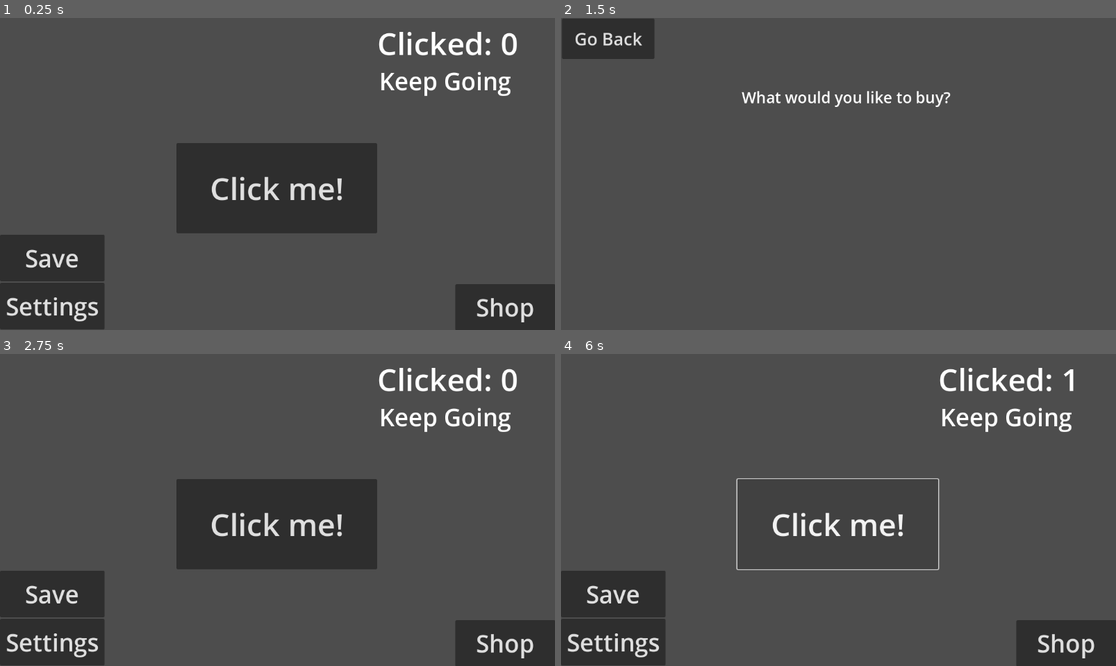
Above: before the commit, frames 1-4 (two rows, left to right).
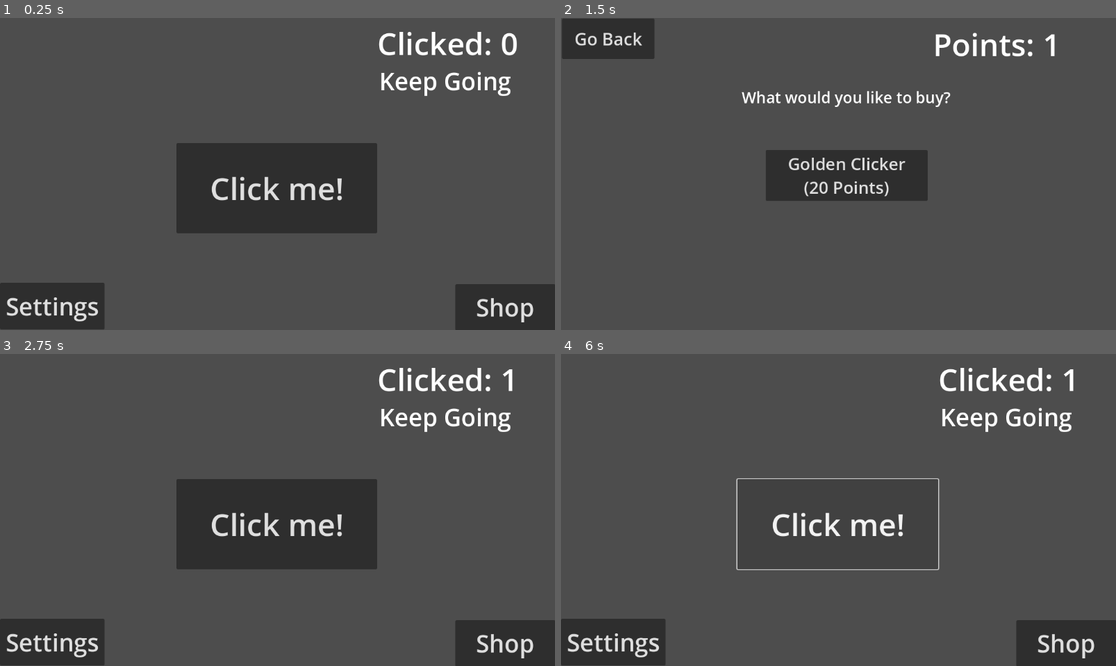
Above: after the commit, the same moments.

Repository: NotTacos2/interface-clicker
Game: Godot game, scene res://control.tscn
The game is run twice, just before and just after one commit, with the same random seed, the same clock (stepped at 60 frames per second) and the same inputs.
Inputs (mouse positions are in pixels of both pictures, inside the frame that each line leads up to):
- Up to frame 1 (0.25 s): no input
- Up to frame 2 (1.5 s): click "Click me!" at 0.5 s; click "Shop" at 1.25 s
- Up to frame 3 (2.75 s): click "Go Back" at 2 s
- Up to frame 4 (6 s): click (610, 594) at 2.75 s, where only the run before the commit has a clickable "Save"; click "Settings" at 3.5 s; click "Reset? (No going back)" at 4.25 s; click "Go Back" at 5 s; click "Click me!" at 5.75 s

The runs differ from the first frame. In frame 1, 2.8% of the frame differs, in the area x 0-19%, y 69-85%; in frame 2, 5.2%, in the area x 36-89%, y 4-59%; in frame 3, 2.9%; in frame 4, 2.8%.

Commit message:
shop system

Diff:
--- a/control.gd
+++ b/control.gd
@@ -1,22 +1,27 @@
 extends Control
 var config = ConfigFile.new()
 var amount = 0
+var item = 0
 
 # Called when the node enters the scene tree for the first time.
 func _ready() -> void:
 	$Button.pressed.connect(_buttonpressed)
 	$Button2.pressed.connect(_button2pressed)
-	$Button3.pressed.connect(_savebuttonpressed)
 	$Button4.pressed.connect(_settingsbuttonpressed)
 	print("Initalized!") # idk how to spell
 	var save = config.load("user://clicker.cfg")
 	if save == OK:
 		amount = config.get_value("player", "score")
+		item = config.get_value("player", "golditem")
 	$Label2.text = "Clicked: " + str(amount);
 
 func _buttonpressed():
 	amount += 1
+	if item == 1:
+		amount += 1
 	$Label2.text = "Clicked: " + str(amount);
+	config.set_value("player", "score", amount)
+	config.save("user://clicker.cfg")
 	if amount == 100:
 		$Label3.text = "ooo 100"
 	if amount == 200:
@@ -25,9 +30,5 @@
 func _button2pressed():
 	get_tree().change_scene_to_file("res://shop.tscn")
 
-func _savebuttonpressed():
-	config.set_value("player", "score", amount)
-	config.save("user://clicker.cfg")
-
 func _settingsbuttonpressed():
 	get_tree().change_scene_to_file("res://settings.tscn")
--- a/control.tscn
+++ b/control.tscn
@@ -47,14 +47,6 @@
 theme_override_font_sizes/font_size = 50
 text = "Shop"
 
-[node name="Button3" type="Button" parent="."]
-layout_mode = 0
-offset_top = 450.0
-offset_right = 217.0
-offset_bottom = 547.0
-theme_override_font_sizes/font_size = 50
-text = "Save"
-
 [node name="Button4" type="Button" parent="."]
 layout_mode = 0
 offset_top = 550.0
--- a/settings.gd
+++ b/settings.gd
@@ -12,4 +12,5 @@
 
 func _reset():
 	config.set_value("player", "score", 0)
+	config.set_value("player", "golditem", 0)
 	config.save("user://clicker.cfg")
--- a/shop.gd
+++ b/shop.gd
@@ -1,8 +1,27 @@
 extends Control
+
+var config = ConfigFile.new()
+var amount = 0
+var newamount = 0
 
 # Called when the node enters the scene tree for the first time.
 func _ready() -> void:
+	var save = config.load("user://clicker.cfg")
+	if save == OK:
+		amount = config.get_value("player", "score")
 	$Button.pressed.connect(_goback)
+	$Button2.pressed.connect(_buygolden)
+	$Label2.text = "Points: " + str(amount)
 
 func _goback():
 	get_tree().change_scene_to_file("res://control.tscn")
+
+func _buygolden():
+	var save = config.load("user://clicker.cfg")
+	if save == OK:
+		amount = config.get_value("player", "score")
+	newamount = amount - 20
+	config.set_value("player", "score", newamount)
+	config.set_value("player", "golditem", 1)
+	config.save("user://clicker.cfg")
+	$Label2.text = "Points: " + str(newamount)
--- a/shop.tscn
+++ b/shop.tscn
@@ -31,3 +31,22 @@
 offset_bottom = 85.0
 theme_override_font_sizes/font_size = 36
 text = "Go Back"
+
+[node name="Button2" type="Button" parent="."]
+layout_mode = 0
+offset_left = 425.0
+offset_top = 274.0
+offset_right = 761.0
+offset_bottom = 377.0
+theme_override_font_sizes/font_size = 35
+text = "Golden Clicker
+(20 Points)"
+
+[node name="Label2" type="Label" parent="."]
+layout_mode = 0
+offset_left = 772.0
+offset_top = 10.0
+offset_right = 1380.0
+offset_bottom = 106.0
+theme_override_font_sizes/font_size = 64
+text = "Clicked: 0"
